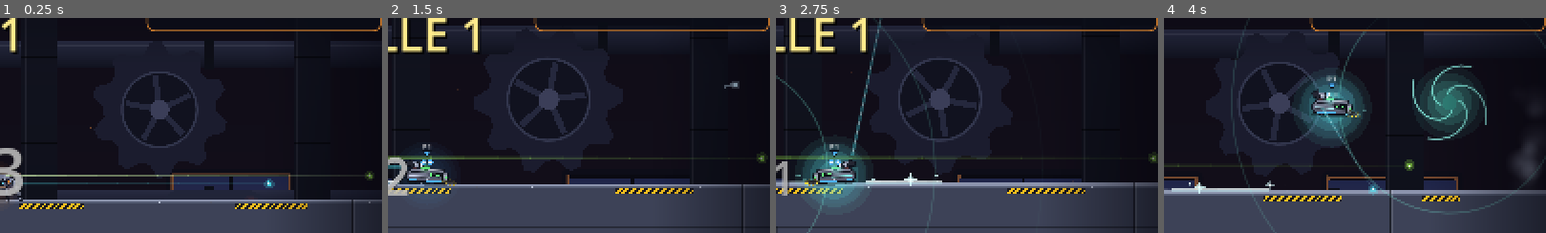
Above: before the commit, frames 1-4 (left to right).
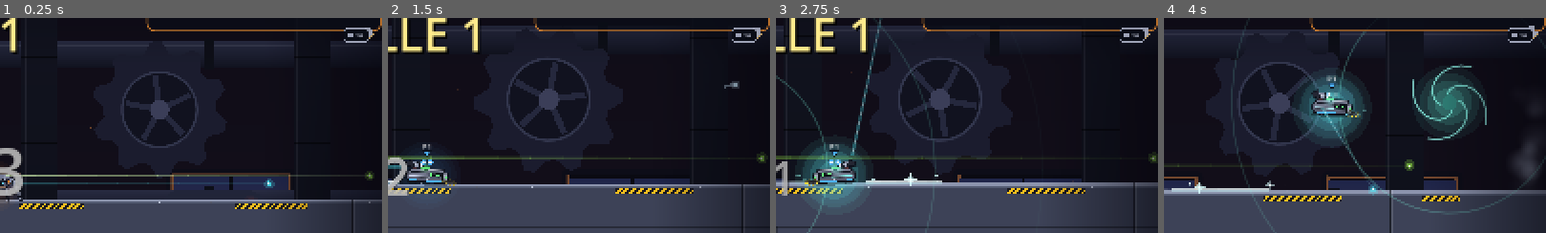
Above: after the commit, the same moments.

Repository: BearsinK/Ares
Game: Godot game, scene res://scenes/main.tscn
Same seed, same stepped clock (60 frames per second), same inputs: the game is played once before the commit and once after it. This scene is started directly instead of the project's main scene.
Inputs (mouse positions are % of the whole screen's width and height, from its top left):
- Up to frame 1 (0.25 s): no input
- Up to frame 2 (1.5 s): tap Enter (p1_confirm) at 0.5 s; move the mouse to (72, 45) at 0.52 s; hold D (p1_right) from 0.53 s (still down); tap G (p1_interact) at 0.6 s; click (72, 45) at 0.67 s; tap Space (p1_jump) at 0.77, 1.07 s; tap L (p2_interact) at 0.8, 1.35 s; move the mouse to (30, 55) at 1.27 s
- Up to frame 3 (2.75 s): tap Space (p1_jump) at 1.52, 1.82 s; tap G (p1_interact) at 1.55 s; move the mouse to (60, 28) at 2.02 s; release D (p1_right) at 2.03 s; hold A (p1_left) from 2.03 s (still down); tap E (p1_ability) at 2.1 s; tap L (p2_interact) at 2.3 s
- Up to frame 4 (4 s): move the mouse to (45, 70) at 2.77 s; release A (p1_left) at 2.78 s; hold D (p1_right) from 2.78 s (still down); tap Enter (p1_confirm) at 2.85 s; click (45, 70) at 2.92 s; tap Space (p1_jump) at 3.02, 3.32, 3.77 s; tap G (p1_interact) at 3.05 s; move the mouse to (80, 65) at 3.52 s; tap Shift (p1_dash) at 3.6 s; tap L (p2_interact) at 3.8 s
The pictures show only the part of the screen within x 49-99%, y 18-68%; the shares and areas given below are measured in that part.

The runs differ from the first frame. In frame 1, 0.3% of the frame differs, in the area x 90-98%, y 4-12%; in frame 2, 0.3%; in frame 3, 0.3%; in frame 4, 0.3%, in the area x 90-98%, y 3-12%.

Commit message:
Kisten auf den grossen Karten (Gold gegen Item, wie Risk of Rain)
- Chest-Node: Preis, Interagieren, Deckel-Animation, Preisschild und Hinweis, Lichtsaeule als Orientierung
- Zwei bis vier Kisten pro Welle verteilt, dazu eine grosse Goldkiste pro Karte am entlegensten Punkt (immer Verhaltens-Item)
- Preise steigen mit Welle und geoeffneten Kisten, Wiederbeleben geht vor Oeffnen
- Randmarker mit Preis fuer Kisten ausserhalb des Bildes
- Neuer chest_test, README und CLAUDE.md

Co-Authored-By: Claude Sonnet 5.5 <noreply@anthropic.com>
Claude-Session: https://claude.ai/code/session_01LWfhWxkDekTWkUA5NKCt1X

Diff:
--- a/scripts/data/perks.gd
+++ b/scripts/data/perks.gd
@@ -178,6 +178,9 @@
 		},
 	},
 }
+
+## Verhaltens-Items: die grosse Goldkiste enthaelt immer eines davon.
+const RARE_IDS: Array[String] = ["frenzy", "arccoil", "dashblast", "thorns", "laststand", "shieldcell", "recycler", "executioner"]
 
 const LABELS := {
 	"damage": "Schaden", "fire_rate": "Feuerrate", "speed": "Tempo",
--- /dev/null
+++ b/scripts/game/chest.gd
@@ -0,0 +1,135 @@
+class_name Chest
+extends Node2D
+## Kiste auf der Karte (wie in Risk of Rain): Mit Gold und Interagieren oeffnen, drin steckt ein zufaelliges
+## Item fuer den, der sie aufmacht. Sie zu finden lohnt den Weg ueber die grosse Karte. Die grosse
+## Goldkiste kostet mehr und enthaelt immer ein Verhaltens-Item.
+
+signal opened(chest: Chest, player: Player)
+
+const USE_RANGE := 85.0
+const BODY := Vector2(58.0, 38.0)
+
+var players: Array[Player] = []
+var price := 20
+var large := false
+var is_open := false
+
+var _age := 0.0
+var _lid := 0.0
+var _deny := 0.0
+var _fade := 1.0
+var _near := -1
+
+
+func _ready() -> void:
+	add_to_group("chests")
+	z_index = 1
+
+
+func can_afford(player: Player) -> bool:
+	return player.gold >= price
+
+
+func _physics_process(delta: float) -> void:
+	_age += delta
+	_deny = maxf(0.0, _deny - delta * 3.0)
+	if is_open:
+		_lid = minf(1.0, _lid + delta * 4.0)
+		if _age > 4.0:
+			_fade -= delta
+			modulate.a = clampf(_fade, 0.0, 1.0)
+			if _fade <= 0.0:
+				queue_free()
+		queue_redraw()
+		return
+	_near = -1
+	var best := USE_RANGE
+	for i in players.size():
+		var player := players[i]
+		if player.downed:
+			continue
+		var distance := player.global_position.distance_to(global_position + Vector2(0.0, -BODY.y * 0.5))
+		if distance < best:
+			best = distance
+			_near = i
+	if _near >= 0:
+		var player := players[_near]
+		if Input.is_action_just_pressed("p%d_interact" % player.player_index) and not _reviving(player):
+			_try_open(player)
+	queue_redraw()
+
+
+## Liegt der Partner am Boden und in Reichweite, hat Wiederbeleben Vorrang (gleiche Taste).
+func _reviving(player: Player) -> bool:
+	for other in players:
+		if other != player and other.downed and other.global_position.distance_to(player.global_position) <= Player.REVIVE_RANGE * 1.5:
+			return true
+	return false
+
+
+func _try_open(player: Player) -> void:
+	if not can_afford(player):
+		_deny = 1.0
+		Sfx.play("hurt", 0.05)
+		return
+	player.gold -= price
+	is_open = true
+	_age = 0.0
+	Sfx.play("deploy", 0.05)
+	opened.emit(self, player)
+
+
+func _draw() -> void:
+	var gold := Color(1.0, 0.82, 0.3)
+	var steel := Color(0.36, 0.4, 0.5)
+	var trim := Color(0.95, 0.6, 0.2) if not large else Color(1.0, 0.82, 0.3)
+	var scale_factor := 1.35 if large else 1.0
+	draw_set_transform(Vector2.ZERO, 0.0, Vector2.ONE * scale_factor)
+	var bob := 0.0 if is_open else sin(_age * 2.4) * 1.5
+	# Lichtsaeule und Schein: von weitem als Beute zu erkennen.
+	if not is_open:
+		var glow := Color(trim, 0.07 + 0.03 * sin(_age * 3.0))
+		draw_colored_polygon(PackedVector2Array([Vector2(-16, -BODY.y), Vector2(16, -BODY.y), Vector2(34, -230), Vector2(-34, -230)]), glow)
+		Art.glow(self, Vector2(0, -BODY.y * 0.5), 46.0, trim)
+	Art.shadow(self, Vector2(0, 1), 34.0, 4.5, 0.4)
+	var offset := Vector2(randf_range(-1.0, 1.0), 0.0) * 3.0 * _deny
+	# Korpus.
+	var body := Rect2(Vector2(-BODY.x * 0.5, -BODY.y) + offset + Vector2(0, bob * 0.3), BODY)
+	Art.panel(self, body, steel, 5.0)
+	draw_rect(Rect2(body.position + Vector2(0, 12), Vector2(BODY.x, 5)), trim)
+	for k in 2:
+		draw_rect(Rect2(body.position + Vector2(8 + k * (BODY.x - 22), 0), Vector2(6, BODY.y)), trim.darkened(0.25))
+	# Deckel: sitzt auf einem Scharnier hinten links und klappt beim Oeffnen nach hinten.
+	var lid_h := 14.0
+	draw_set_transform(Vector2(-BODY.x * 0.5, -BODY.y + 2.0) * scale_factor + offset, -_lid * 1.6, Vector2.ONE * scale_factor)
+	var lid := Rect2(Vector2(0.0, -lid_h), Vector2(BODY.x, lid_h))
+	Art.panel(self, lid, steel.lightened(0.1), 6.0)
+	draw_rect(Rect2(lid.position + Vector2(0, lid_h - 4), Vector2(BODY.x, 4)), trim)
+	draw_set_transform(Vector2.ZERO, 0.0, Vector2.ONE * scale_factor)
+	if not is_open:
+		# Schloss, leuchtet auf, solange jemand nah ist.
+		var lock_on := _near >= 0
+		Art.led(self, Vector2(0, -BODY.y + 8.0) + offset, 3.5, gold if lock_on else Color(0.9, 0.35, 0.25), true)
+	else:
+		# Offen: Lichtschein aus dem Inneren.
+		Art.glow(self, Vector2(0, -BODY.y - 8.0), 36.0, gold)
+	draw_set_transform(Vector2.ZERO, 0.0, Vector2.ONE)
+
+	if is_open:
+		return
+	# Preis ueber der Kiste, gruen wenn der naechste Spieler ihn zahlen kann, sonst rot.
+	var font := ThemeDB.fallback_font
+	var tag_y := -BODY.y * scale_factor - 40.0
+	var affordable := _near < 0 or can_afford(players[_near])
+	var tag_color := gold if affordable else Color(1.0, 0.45, 0.4)
+	var label := "%d" % price
+	var tag := Rect2(Vector2(-36.0, tag_y - 16.0), Vector2(72.0, 26.0))
+	Art.rrect(self, tag, Color(0.04, 0.05, 0.09, 0.85), 8.0)
+	Art.rrect_line(self, tag, Color(tag_color, 0.9), 8.0, 1.5)
+	draw_circle(tag.position + Vector2(15, 13), 6.0, gold)
+	draw_arc(tag.position + Vector2(15, 13), 6.0, 0.0, TAU, 14, Color(0.6, 0.4, 0.05), 1.5, true)
+	draw_string(font, tag.position + Vector2(26, 19), label, HORIZONTAL_ALIGNMENT_LEFT, 44.0, 16, tag_color)
+	if _near >= 0:
+		var prompt := "Kreis / G / L: öffnen" if affordable else "zu wenig Gold"
+		draw_string_outline(font, Vector2(-100.0, tag_y + 30.0), prompt, HORIZONTAL_ALIGNMENT_CENTER, 200.0, 15, 5, Color(0.03, 0.03, 0.07, 0.9))
+		draw_string(font, Vector2(-100.0, tag_y + 30.0), prompt, HORIZONTAL_ALIGNMENT_CENTER, 200.0, 15, Color(0.9, 0.95, 1.0) if affordable else Color(1.0, 0.55, 0.5))
--- a/scripts/game/fx.gd
+++ b/scripts/game/fx.gd
@@ -30,10 +30,10 @@
 
 
 ## Wie number, aber mit beliebigem Text und laengerer Lebensdauer (z.B. Perk-Wirkung).
-func number_text(pos: Vector2, text: String, color: Color, size := 22) -> void:
+func number_text(pos: Vector2, text: String, color: Color, size := 22, life := 1.6) -> void:
 	if _items.size() >= MAX_ITEMS:
 		return
-	_items.append({"type": "number", "pos": pos, "text": text, "t": 1.6, "max": 1.6, "color": color, "size": size})
+	_items.append({"type": "number", "pos": pos, "text": text, "t": life, "max": life, "color": color, "size": size})
 
 
 func spark(pos: Vector2, color: Color, count := 6, speed := 260.0) -> void:
--- a/scripts/game/hud.gd
+++ b/scripts/game/hud.gd
@@ -64,6 +64,7 @@
 		_canvas.draw_set_transform(Vector2.ZERO, 0.0, Vector2.ONE)
 	_draw_perk_strip(view)
 	_draw_perk_banner(view)
+	_draw_chest_markers(view)
 	_draw_xp_bar(view)
 	_draw_debug(view)
 
@@ -371,6 +372,38 @@
 		_text(panel.position + Vector2(130.0, 82.0), "Für beide Roboter, je nach Klasse", 20, Color(0.8, 0.84, 0.95, alpha))
 
 
+## Kisten ausserhalb des Bildes: Pfeil am Bildrand mit Preis, golden wenn ein Spieler sie bezahlen kann.
+func _draw_chest_markers(view: Vector2) -> void:
+	if main.chests == null or main.phase == main.Phase.SHOP or main.levelup_menu.is_open:
+		return
+	var xf: Transform2D = main.get_viewport().get_canvas_transform()
+	var inner := Rect2(Vector2(70.0, 200.0), view - Vector2(140.0, 330.0))
+	for chest in main.chests.get_children():
+		if not (chest is Chest) or chest.is_open:
+			continue
+		var screen: Vector2 = xf * (chest.global_position + Vector2(0.0, -30.0))
+		if inner.has_point(screen):
+			continue
+		var edge := Vector2(clampf(screen.x, inner.position.x, inner.end.x), clampf(screen.y, inner.position.y, inner.end.y))
+		var dir := (screen - edge).normalized() if screen != edge else Vector2.UP
+		var affordable := false
+		for player in main.players:
+			if player.gold >= chest.price:
+				affordable = true
+		var color := Color(1.0, 0.82, 0.3) if affordable else Color(0.62, 0.64, 0.72)
+		if chest.large:
+			color = Color(1.0, 0.7, 0.2) if affordable else Color(0.75, 0.62, 0.4)
+		var pulse := 1.0 + 0.08 * sin(Time.get_ticks_msec() / 220.0)
+		var plate := Rect2(edge - Vector2(26.0, 14.0), Vector2(52.0, 28.0))
+		Art.rrect(_canvas, plate, Color(0.04, 0.05, 0.09, 0.85), 8.0)
+		Art.rrect_line(_canvas, plate, Color(color, 0.9), 8.0, 2.0)
+		_canvas.draw_circle(plate.position + Vector2(14, 14), 5.5 * pulse, color)
+		_text(plate.position + Vector2(24, 19), "%d" % chest.price, 14, color)
+		var tip := edge + dir * 30.0
+		var side := dir.orthogonal() * 9.0
+		_canvas.draw_colored_polygon(PackedVector2Array([tip + dir * 8.0, tip - dir * 4.0 + side, tip - dir * 4.0 - side]), Color(color, 0.95))
+
+
 func _draw_xp_bar(view: Vector2) -> void:
 	var bar := Rect2(Vector2(view.x * 0.5 - 420.0, view.y - 38.0), Vector2(840.0, 18.0))
 	var fraction := clampf(float(main.xp) / float(main.xp_needed), 0.0, 1.0)
--- a/scripts/game/main.gd
+++ b/scripts/game/main.gd
@@ -102,6 +102,11 @@
 var _stage_order: Array = []
 const TETHER := Vector2(3000.0, 1500.0)
 var gates: GateOverlay
+## Kisten auf der Karte (Gold gegen Item): Behaelter, Schalter und Zaehler der geoeffneten Kisten auf dieser Karte.
+var chests: Node2D
+var chests_enabled := true
+var chests_opened := 0
+var _large_chest_placed := false
 var wave_intro := 0.0
 ## Gewaehlte Team-Perks (id -> Anzahl) und das Banner nach der Wahl.
 var perks_taken := {}
@@ -126,6 +131,8 @@
 	add_child(enemy_projectiles)
 	pickups = Node2D.new()
 	add_child(pickups)
+	chests = Node2D.new()
+	add_child(chests)
 	fx = Fx.new()
 	fx.floor_y = _ground_fallback()
 	add_child(fx)
@@ -154,6 +161,7 @@
 	Input.joy_connection_changed.connect(_on_joy_connection_changed)
 	_apply_sandbox()
 	_begin_wave_intro()
+	_refresh_chests()
 
 
 func _physics_process(delta: float) -> void:
@@ -334,12 +342,14 @@
 	phase = Phase.WAVE
 	director.enabled = director_enabled
 	_begin_wave_intro()
+	_refresh_chests()
 
 
 ## Endkampf: Die Arena wird zur Ofenhalle mit Laufband, der Boss tritt auf.
 func _start_boss() -> void:
 	phase = Phase.BOSS
 	director.enabled = false
+	_clear_chests()
 	for enemy in get_tree().get_nodes_in_group("enemies"):
 		if enemy is Enemy:
 			enemy.queue_free()
@@ -468,6 +478,7 @@
 	for enemy in get_tree().get_nodes_in_group("enemies"):
 		if enemy is Enemy:
 			enemy.queue_free()
+	_clear_chests()
 	_clear_arena()
 	_pick_stage(wave)
 	_build_arena()
@@ -660,6 +671,116 @@
 	if enemy.elite:
 		hitstop(0.09)
 		camera.add_shake(12.0)
+
+
+# ---------------------------------------------------------------- Kisten
+
+func _clear_chests() -> void:
+	for chest in chests.get_children():
+		chest.queue_free()
+	chests_opened = 0
+	_large_chest_placed = false
+
+
+func chest_price(large := false) -> int:
+	var base := (10.0 + 4.0 * float(wave)) * (1.0 + 0.1 * float(chests_opened)) * (2.4 if large else 1.0)
+	return int(round(base))
+
+
+func _update_chest_prices() -> void:
+	for chest in chests.get_children():
+		if chest is Chest and not chest.is_open:
+			chest.price = chest_price(chest.large)
+
+
+## Haelt die Karte mit Kisten bestueckt: zwei bis vier ungeoeffnete, dazu einmal pro Karte eine grosse Goldkiste.
+## Nur auf den grossen Karten, in der flachen Testhalle und im Bosskampf gibt es keine.
+func _refresh_chests() -> void:
+	if not chests_enabled or stage_layout.is_empty() or phase == Phase.BOSS or stage_layout.ground.is_empty():
+		return
+	_update_chest_prices()
+	var live: Array[Vector2] = []
+	for chest in chests.get_children():
+		if chest is Chest and not chest.is_open:
+			live.append(chest.position)
+	if not _large_chest_placed:
+		var spot := _chest_spot(live, true)
+		if spot != Vector2.INF:
+			_add_chest(spot, true)
+			live.append(spot)
+			_large_chest_placed = true
+	var target := mini(4, 2 + (wave - 1) / 2)
+	var tries := 0
+	while live.size() < target + (1 if _large_chest_placed else 0) and tries < 12:
+		tries += 1
+		var spot := _chest_spot(live, false)
+		if spot == Vector2.INF:
+			continue
+		_add_chest(spot, false)
+		live.append(spot)
+
+
+## Ort fuer eine Kiste auf einer begehbaren Flaeche: weit weg von den Spielern und anderen Kisten.
+## Die grosse Kiste kommt an den entlegensten, hoechsten Punkt der Karte (Belohnung fuers Erkunden).
+func _chest_spot(taken: Array[Vector2], large: bool) -> Vector2:
+	var best := Vector2.INF
+	var best_score := -INF
+	var ground: Array = stage_layout.ground
+	for k in 40:
+		var point: Vector2 = ground[randi() % ground.size()]
+		var ok := true
+		for other in taken:
+			if other.distance_to(point) < 900.0:
+				ok = false
+		for player in players:
+			if player.global_position.distance_to(point) < 600.0:
+				ok = false
+		for start: Vector2 in stage_layout.starts:
+			if start.distance_to(point) < 500.0:
+				ok = false
+		if not ok:
+			continue
+		var score := randf() * 300.0
+		if large:
+			var start_distance := 0.0
+			for start: Vector2 in stage_layout.starts:
+				start_distance = maxf(start_distance, start.distance_to(point))
+			score += start_distance + (arena_size.y - point.y) * 0.6
+		if score > best_score:
+			best_score = score
+			best = point
+	return best
+
+
+func _add_chest(pos: Vector2, large: bool) -> void:
+	var chest := Chest.new()
+	chest.players = players
+	chest.large = large
+	chest.price = chest_price(large)
+	chest.position = pos
+	chest.opened.connect(_on_chest_opened)
+	chests.add_child(chest)
+
+
+func _on_chest_opened(chest: Chest, player: Player) -> void:
+	chests_opened += 1
+	var pool: Array = Perks.RARE_IDS if chest.large else Perks.DATA.keys()
+	# Nicht zweimal dasselbe in Folge, solange es Auswahl gibt.
+	var options: Array = pool.filter(func(id: String) -> bool: return int(player.items.get(id, 0)) == 0)
+	if options.is_empty():
+		options = pool
+	var id: String = options[randi() % options.size()]
+	player.add_item(id)
+	var color := PerkArt.color_of(id)
+	var at := chest.global_position + Vector2(0.0, -80.0)
+	if Fx.instance:
+		Fx.instance.ring(chest.global_position + Vector2(0.0, -20.0), 170.0 if chest.large else 120.0, color)
+		Fx.instance.spark(chest.global_position + Vector2(0.0, -30.0), color, 22 if chest.large else 14, 420.0)
+		Fx.instance.number_text(at, String(Perks.DATA[id].name), color, 30, 3.2)
+		Fx.instance.number_text(at + Vector2(0.0, 26.0), Perks.describe(id, player.class_id), Color(0.92, 0.94, 1.0), 17, 3.2)
+	camera.add_shake(7.0 if chest.large else 4.0)
+	Sfx.play("levelup")
+	_update_chest_prices()
 
 
 ## Kleine Kettenexplosion beim Tod eines Gegners (Perk Sprengkapsel).
--- /dev/null
+++ b/tests/chest_test.gd
@@ -0,0 +1,178 @@
+extends Node
+## Test der Kisten auf den grossen Karten: Platzierung, Preis, Oeffnen mit Gold, Belohnung, Kartenwechsel.
+## Ausfuehren: godot --headless --path . res://tests/chest_test.tscn
+
+var failures := 0
+var main: Node
+var p1: Player
+var p2: Player
+
+
+func _check(condition: bool, message: String) -> void:
+	if condition:
+		print("OK    ", message)
+	else:
+		print("FEHLER ", message)
+		failures += 1
+
+
+func _frames(count: int) -> void:
+	for i in count:
+		await get_tree().physics_frame
+
+
+func _tap(action: String) -> void:
+	await get_tree().physics_frame
+	Input.action_press(action)
+	await get_tree().physics_frame
+	await get_tree().physics_frame
+	Input.action_release(action)
+	await get_tree().physics_frame
+
+
+func _ready() -> void:
+	_run.call_deferred()
+
+
+func _live() -> Array[Chest]:
+	var result: Array[Chest] = []
+	for chest in main.chests.get_children():
+		if chest is Chest and not chest.is_open and not chest.is_queued_for_deletion():
+			result.append(chest)
+	return result
+
+
+func _run() -> void:
+	Engine.set_meta("classes", ["roomba", "hexapod"])
+
+	# Flache Testhalle: keine Kisten.
+	var flat: Node = load("res://scenes/main.tscn").instantiate()
+	flat.director_enabled = false
+	flat.intro_enabled = false
+	flat.stage_id = "classic"
+	add_child(flat)
+	await _frames(5)
+	_check(flat.chests.get_child_count() == 0, "Die flache Testhalle hat keine Kisten")
+	flat.queue_free()
+	await _frames(3)
+
+	main = load("res://scenes/main.tscn").instantiate()
+	main.director_enabled = false
+	main.intro_enabled = false
+	main.stage_id = "basin"
+	add_child(main)
+	await _frames(20)
+	p1 = main.players[0]
+	p2 = main.players[1]
+
+	var chests := _live()
+	_check(chests.size() >= 3 and chests.size() <= 5, "Auf der grossen Karte liegen Kisten (%d)" % chests.size())
+	var large := 0
+	for chest in chests:
+		if chest.large:
+			large += 1
+	_check(large == 1, "Genau eine grosse Goldkiste pro Karte")
+	var spaced := true
+	for i in chests.size():
+		for j in range(i + 1, chests.size()):
+			if chests[i].position.distance_to(chests[j].position) < 899.0:
+				spaced = false
+	_check(spaced, "Kisten liegen weit auseinander")
+	var on_ground := true
+	for chest in chests:
+		var found := false
+		for point: Vector2 in main.stage_layout.ground:
+			if point.distance_to(chest.position) < 1.0:
+				found = true
+		on_ground = on_ground and found
+	_check(on_ground, "Kisten stehen auf begehbaren Flaechen")
+	var small: Chest = null
+	var big: Chest = null
+	for chest in chests:
+		if chest.large:
+			big = chest
+		else:
+			small = chest
+	_check(big.price > small.price * 2 and small.price == main.chest_price(false), "Die Goldkiste kostet mehr (%d gegen %d)" % [big.price, small.price])
+
+	# Zu wenig Gold: nichts passiert.
+	p1.gold = 0
+	p1.global_position = small.global_position + Vector2(0.0, -30.0)
+	p2.global_position = small.global_position + Vector2(-1500.0, -30.0)
+	await _frames(3)
+	await _tap("p1_interact")
+	_check(not small.is_open and p1.items.is_empty(), "Ohne genug Gold bleibt die Kiste zu")
+
+	# Genug Gold: Kiste geht auf, Gold weg, Item drin.
+	p1.gold = 500
+	var price := small.price
+	await _tap("p1_interact")
+	_check(small.is_open and p1.gold == 500 - price, "Mit Gold geht sie auf und kostet den Preis (%d)" % p1.gold)
+	var count := 0
+	for id in p1.items:
+		count += int(p1.items[id])
+	_check(count == 1, "Der Oeffner bekommt genau ein Item (%s)" % str(p1.items))
+	_check(p2.items.is_empty(), "Der Partner geht leer aus")
+	_check(main.chests_opened == 1, "Der Zaehler steigt")
+	var next_price: int = main.chest_price(false)
+	_check(next_price > price or main.chest_price(false) == int(round((10.0 + 4.0 * main.wave) * 1.1)), "Jede geoeffnete Kiste macht die naechsten teurer (%d)" % next_price)
+	await _frames(10)
+	await _tap("p1_interact")
+	_check(p1.gold == 500 - price, "Eine offene Kiste lässt sich nicht noch mal oeffnen")
+
+	# Wiederbeleben hat Vorrang vor Oeffnen.
+	var other: Chest = null
+	for chest in _live():
+		if chest != big:
+			other = chest
+			break
+	if other != null:
+		p1.global_position = other.global_position + Vector2(0.0, -30.0)
+		p2.global_position = p1.global_position + Vector2(50.0, 0.0)
+		p2.hp = 0.0
+		p2.downed = true
+		var gold_before := p1.gold
+		await _tap("p1_interact")
+		_check(not other.is_open and p1.gold == gold_before, "Wiederbeleben geht vor Kiste oeffnen")
+		p2.revive(1.0)
+
+	# Die grosse Kiste enthaelt immer ein Verhaltens-Item.
+	p2.global_position = big.global_position + Vector2(0.0, -30.0)
+	p2.gold = 500
+	p1.global_position = big.global_position + Vector2(-1500.0, -30.0)
+	await _frames(3)
+	await _tap("p2_interact")
+	var rare := false
+	for id in p2.items:
+		rare = rare or Perks.RARE_IDS.has(id)
+	_check(big.is_open and rare, "Die Goldkiste enthaelt ein Verhaltens-Item (%s)" % str(p2.items))
+
+	# Naechste Welle: neue Kisten fuellen auf, Preise steigen mit der Welle.
+	await _frames(300)
+	main.wave = 3
+	main._refresh_chests()
+	var after := _live()
+	_check(after.size() >= 3, "Nach dem Auffuellen liegen wieder Kisten (%d)" % after.size())
+	_check(after[0].price == main.chest_price(after[0].large), "Preise folgen der Welle (%d)" % after[0].price)
+
+	# Kartenwechsel: alte Kisten weg, neue Karte hat neue.
+	main.wave = 4
+	main._change_stage()
+	await _frames(3)
+	main._refresh_chests()
+	await _frames(3)
+	_check(main.chests_opened == 0 and _live().size() >= 3, "Neue Karte, neue Kisten (%d)" % _live().size())
+	var larges := 0
+	for chest in _live():
+		if chest.large:
+			larges += 1
+	_check(larges == 1, "Auch die neue Karte hat eine Goldkiste")
+
+	# Boss: keine Kisten.
+	main._start_boss()
+	await _frames(5)
+	_check(_live().is_empty(), "Im Bosskampf gibt es keine Kisten")
+
+	print("Fertig, Fehler: ", failures)
+	main.queue_free()
+	get_tree().quit(1 if failures > 0 else 0)
--- /dev/null
+++ b/tests/chest_test.tscn
@@ -0,0 +1,6 @@
+[gd_scene load_steps=2 format=3]
+
+[ext_resource type="Script" path="res://tests/chest_test.gd" id="1_test"]
+
+[node name="ChestTest" type="Node"]
+script = ExtResource("1_test")
Not shown, added: scripts/game/chest.gd.uid
Not shown, added: tests/chest_test.gd.uid
Not shown, changed: CLAUDE.md
